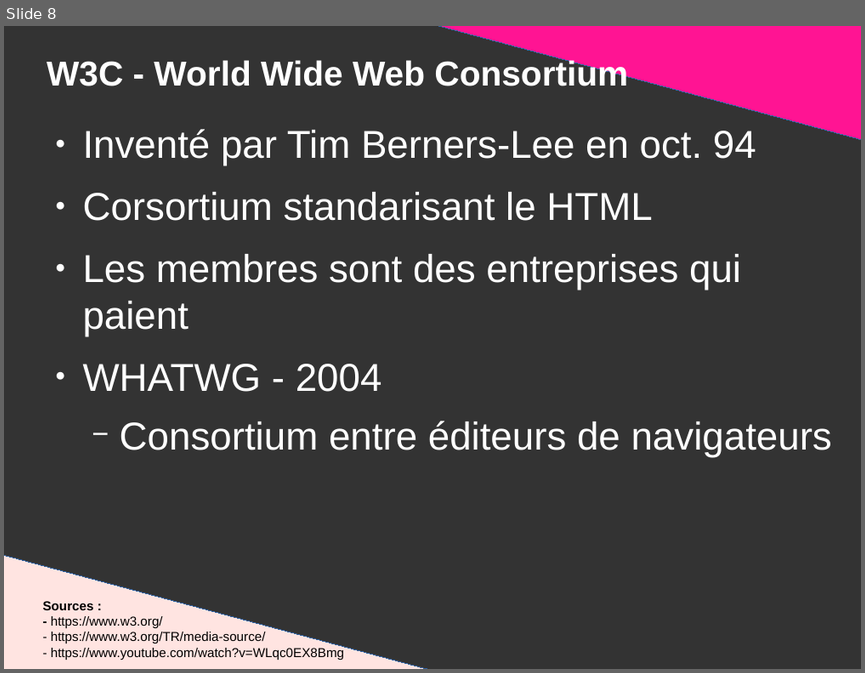
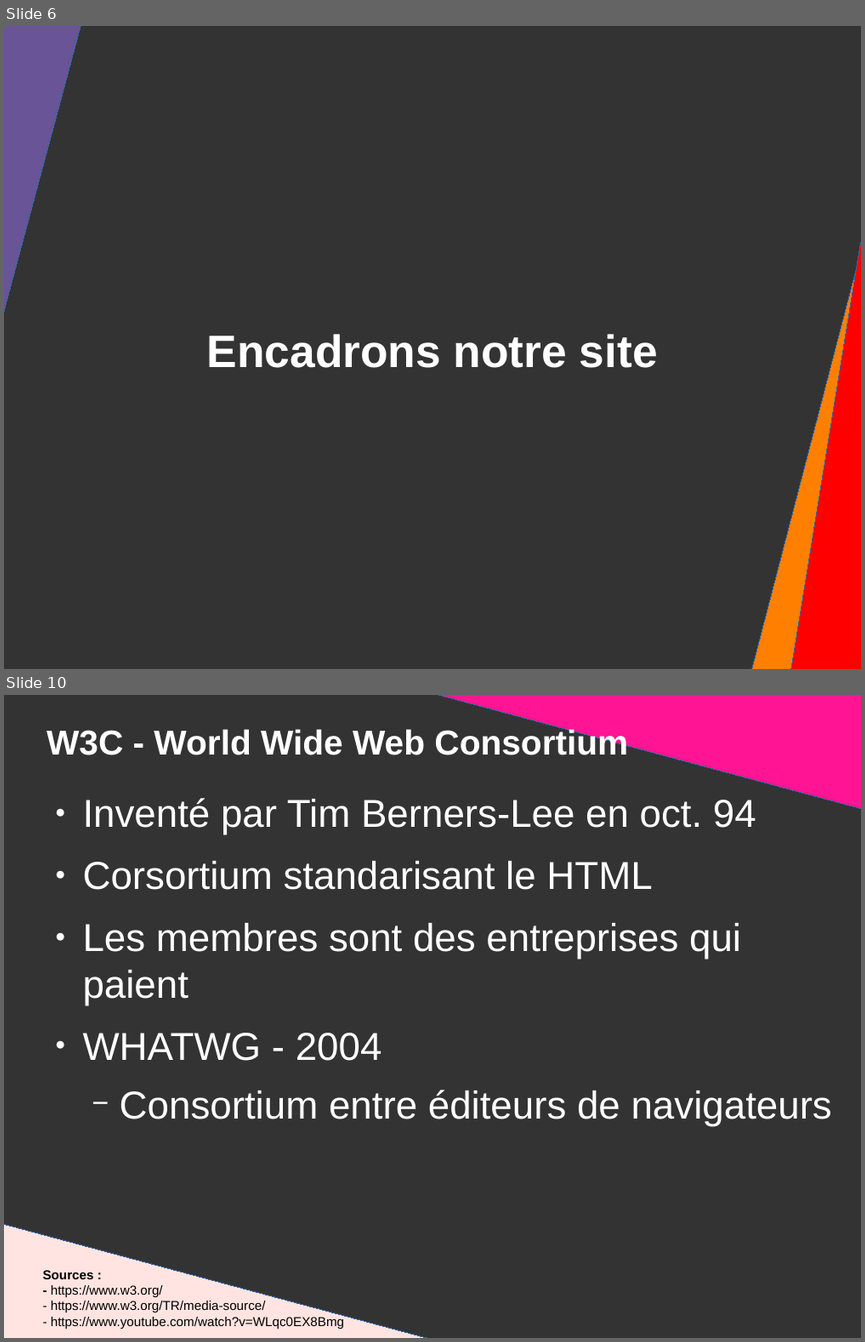
Before and after one commit to DanYellow/presentations, a slide deck: mmi/html/travaux-pratiques/numero-2/presentation.odp. Shown one above the other, each under a label of ours: slide 8 before the commit, slides 6 and 10 after it; the slides between them are not shown. The pictures are 865x673 and 865x1342 pixels, drawn with LibreOffice and Linux fonts; fonts in the diff are those of the drawing. Boxes give left, top, right and bottom in pixels: in the first picture for what was removed or moved away, otherwise in the second. Text is boxed around its words. In the diff, an @@ line names an element or a change of style, - is before the commit and + after.

```diff
--- a/mmi/html/travaux-pratiques/numero-2/presentation.odp
+++ b/mmi/html/travaux-pratiques/numero-2/presentation.odp
@@ slide 6 added at [4, 26, 861, 669], background #333333 @@
@@ right triangle added at [4, 26, 96, 414], fill #685496, outline #3465A4 0 pt @@
@@ rectangle added at [726, 242, 861, 669], fill #FF8000, outline #3465A4 0 pt @@
@@ rectangle added at [783, 242, 861, 669], fill #FF0000, outline #3465A4 0 pt @@
@@ title added at [207, 334, 658, 368], 42 pt, text #FFFFFF, bold @@
+Encadrons notre site
@@ what was slide 8 is now slide 10 @@
```
Also in this commit, not shown: 5 slides changed, 2 other slides added, 1 slide removed, 3 other files.
